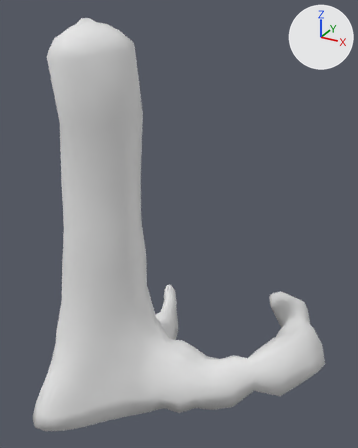
The glTF model assets/models/world_forest/tree.glb as it was, and as the next commit left it.
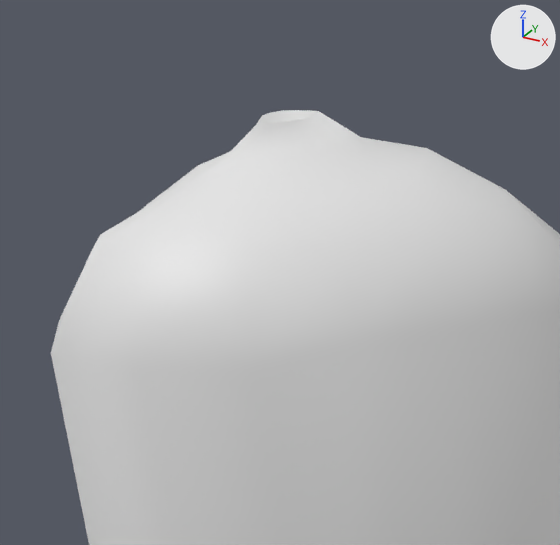
Each version appears first whole from a camera (50 mm lens) standing at (206.0, -261.0, 279.0) and looking at (30.0, 59.0, 119.0), and next in a close-up on the part from 11% to 36% of the width and 0% to 20% of the height. The lights are fixed; the arrows at upper right show +X, +Y and +Z. Vertices at the same position are counted once.

Names of what the first close-up shows: 'Tree-col'.
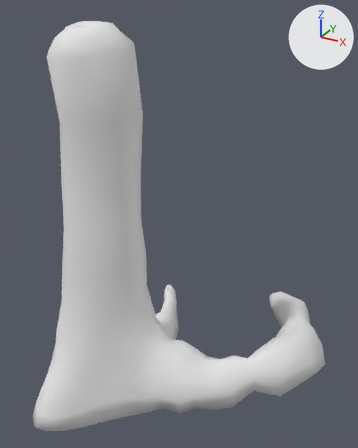
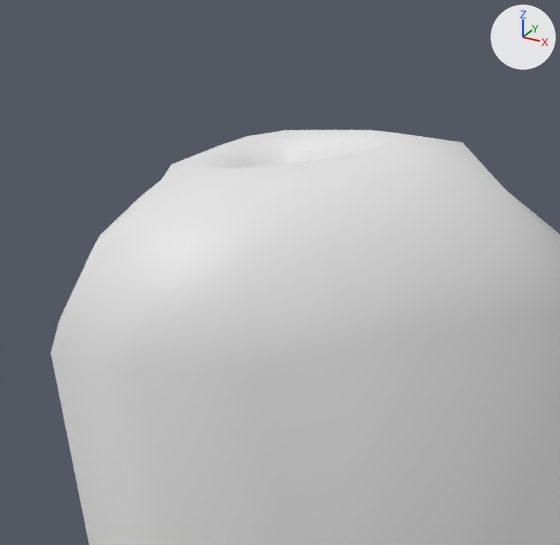
Patch to the scene script:
```diff
--- a/assets/models/world_forest/tree.glb.py
+++ b/assets/models/world_forest/tree.glb.py
@@ me_tree @@
 # used by ob_tree_col; location = (0.0, 0.0, 0.0)
-me_tree.from_pydata(...)  # 1216 vertices, 2432 faces; spans x -136.0..151.0, y -75.0..178.0, z -14.0..272.0
+me_tree.from_pydata(...)  # 1184 vertices, 2368 faces; spans x -136.0..151.0, y -75.0..178.0, z -14.0..270.0
+# me_tree part 1
+# 64 vertices are removed from x -9.0..5.0, y -6.0..10.0, z 157.0..187.0
+# 160 faces are deleted
+# 3 vertices in x 1.0..3.0, y 3.0..5.0, z 231.0 move by (-1.0, -3.0, 34.0)
+# 3 vertices in x 3.0..7.0, y -10.0..-6.0, z 263.0..268.0 move by (2.0, -2.0, 0.0)
+# 3 vertices in x -12.0..-7.0, y -5.0..-4.0, z 264.0..269.0 move by (-3.0, -1.0, 0.0)
+# 3 vertices in x 4.0..10.0, y -1.0..4.0, z 264.0..269.0 move by (3.0, 1.0, 1.0)
+# 3 vertices in x -1.0..2.0, y 7.0..8.0, z 231.0 move by (-2.0, -3.0, 33.0)
+# 3 vertices in x -6.0..3.0, y -3.0..2.0, z 230.0..231.0 move by (-2.0, -4.0, 32.0)
+# 110 vertices move from x -15.0..11.0, y -15.0..9.0, z 230.0..272.0 to x -18.0..15.0, y -19.0..11.0, z 261.0..270.0
+# 32 vertices are added at x -7.0..4.0, y -7.0..4.0, z 260.0..262.0
+# 96 new faces join them
 me_tree.materials.append(mat_material)
```

Changed parts and their boxes [x1, y1, x2, y2] in the close-ups (560 x 545 px):
'Tree-col', reshaped
    before: [51, 110, 560, 545]
    after: [51, 130, 560, 545]
part 1 of me_tree, cut back
    before: [92, 110, 514, 255]
    after: [92, 130, 515, 255]
